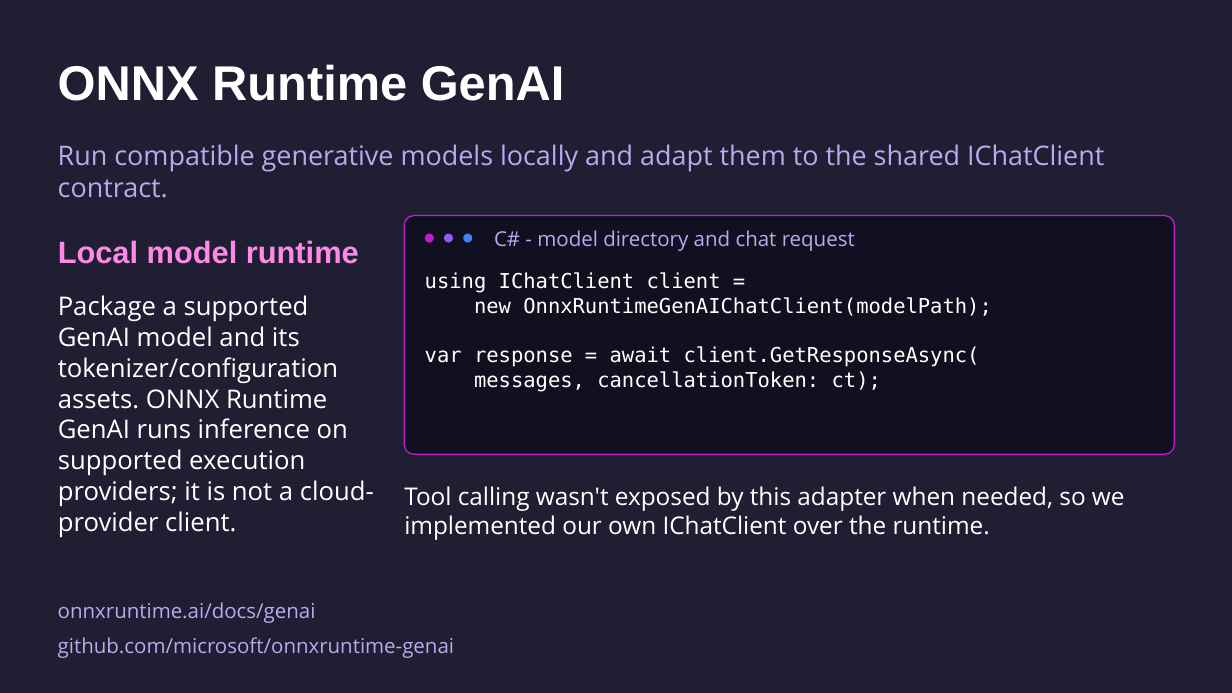
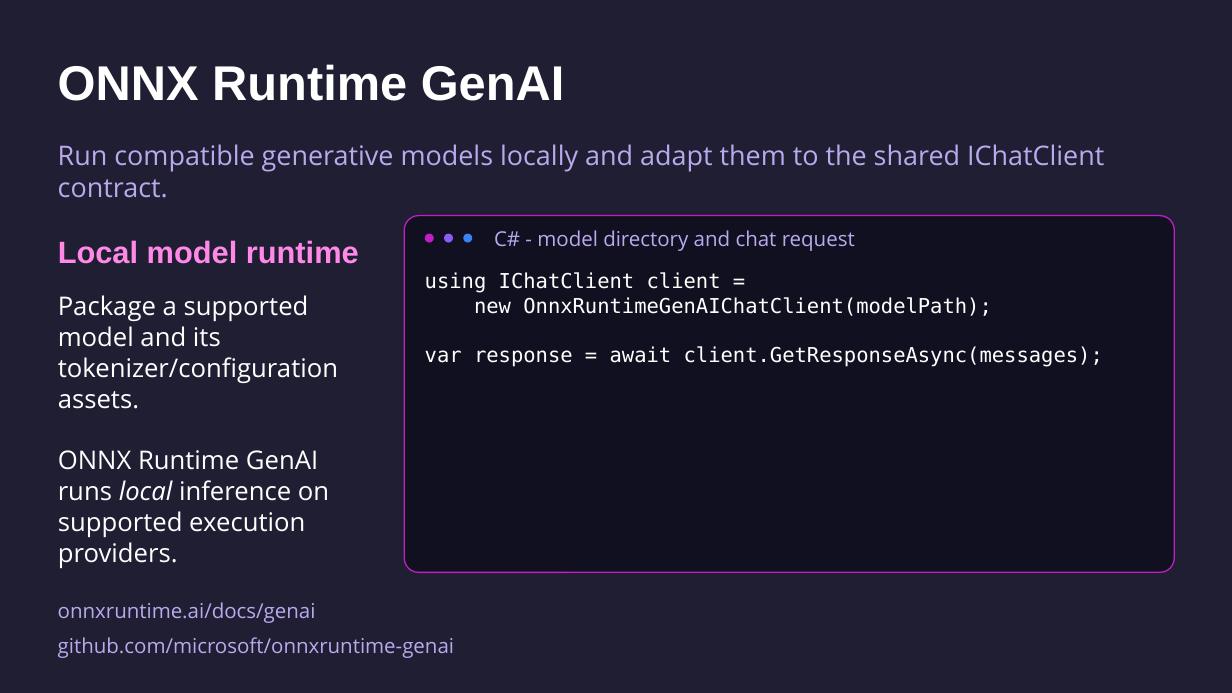
Before and after one commit to mattleibow/dotnetconf2026, a slide deck: slide 17 of slides.pptx. Drawn at 1232x693 pixels with LibreOffice and Linux fonts; fonts in the diff are those of the drawing. Boxes give left, top, right and bottom in pixels: in the first picture for what was removed or moved away, otherwise in the second. Text is boxed around its words. In the diff, an @@ line names an element or a change of style, - is before the commit and + after.

```diff
--- a/slides.pptx
+++ b/slides.pptx
@@ rounded rectangle: place and size @@
-rounded rectangle at <box>405,215,1175,454</box>
+rounded rectangle at <box>405,215,1175,572</box>
@@ text at <box>58,295,338,568</box>: text changed @@
-Package a supported GenAI model and its tokenizer/configuration assets. ONNX Runtime GenAI runs inference on supported execution providers; it is not a cloud-provider client.
+Package a supported model and its tokenizer/configuration assets.
+ONNX Runtime GenAI runs local inference on supported execution providers.
@@ text at <box>425,346,1103,367</box>: text changed @@
-var response = await client.GetResponseAsync(
-messages, cancellationToken: ct);
+var response = await client.GetResponseAsync(messages);
@@ text removed at <box>404,486,1125,540</box> @@
-Tool calling wasn't exposed by this adapter when needed, so we implemented our own IChatClient over the runtime.
```
Also in this commit, not shown: 14 other slides changed.
